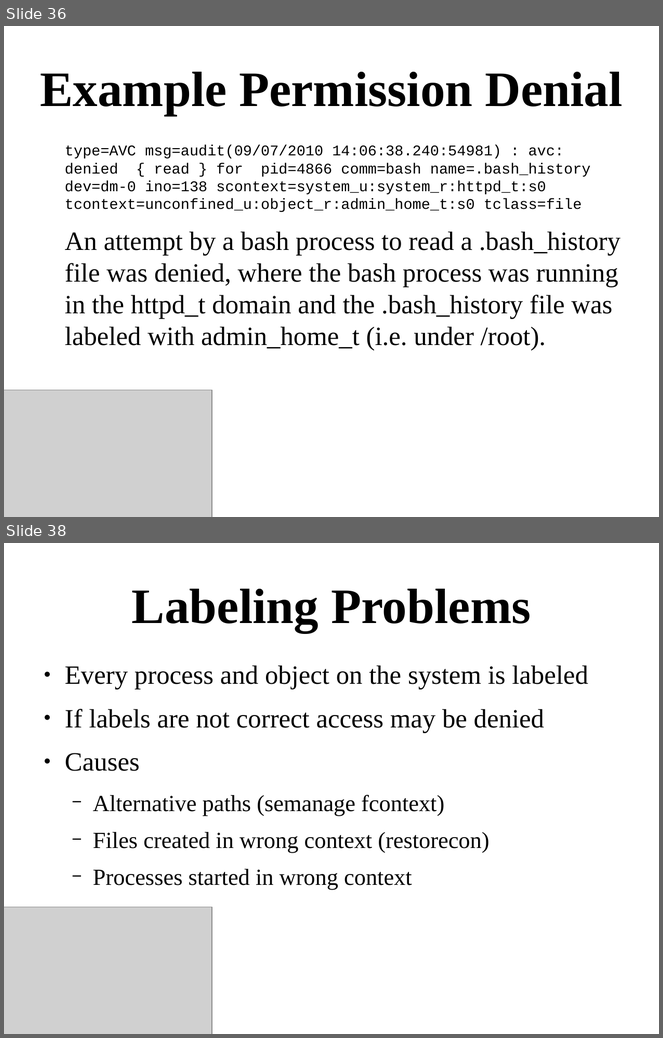
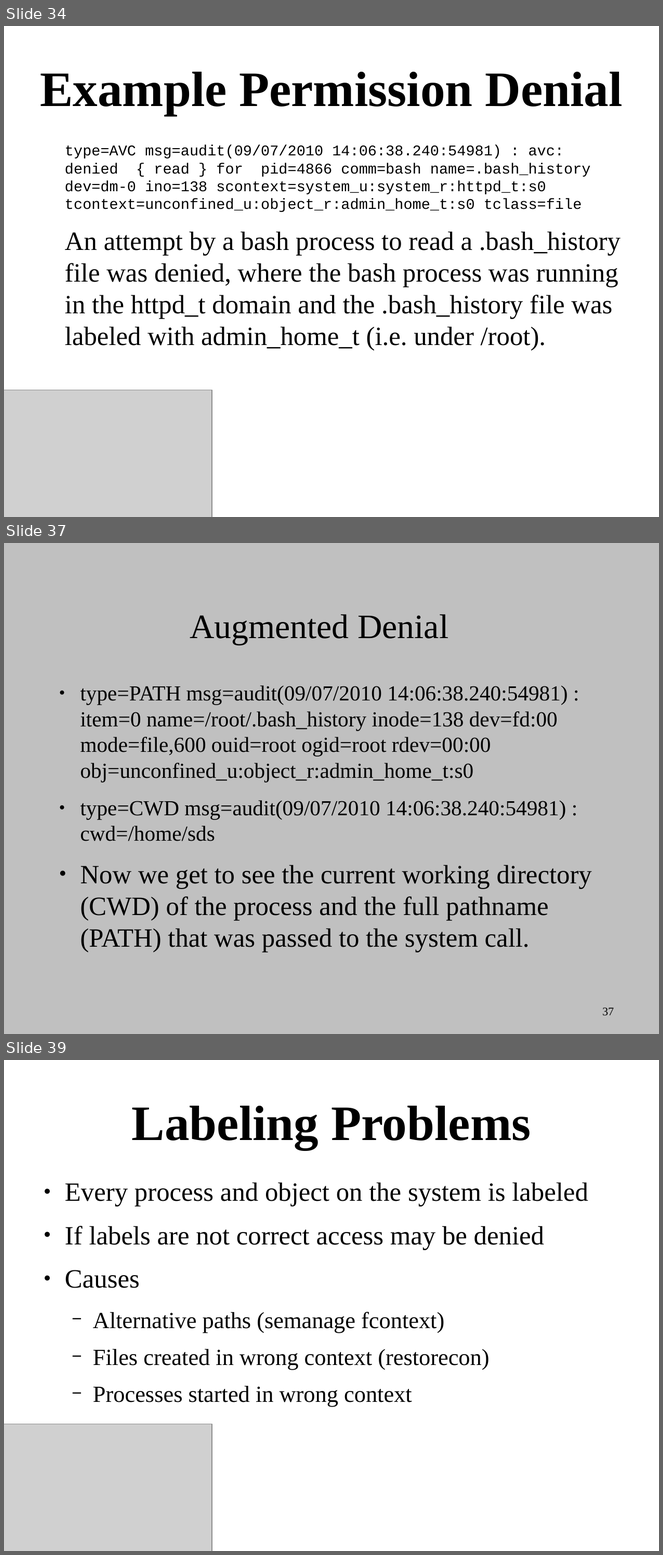
Before and after one commit to dpquigl/demystifying-selinux-part2, a slide deck: demystifying_selinux_part2_OSCON_19JUL2014.odp. Shown one above the other, each under a label of ours: slides 36 and 38 before the commit, slides 34, 37 and 39 after it; the slides between them are not shown. The pictures are 663x1038 and 663x1555 pixels, drawn with LibreOffice and Linux fonts; fonts in the diff are those of the drawing; grey boxes stand for pictures. Boxes give left, top, right and bottom in pixels: in the first picture for what was removed or moved away, otherwise in the second. Text is boxed around its words. In the diff, an @@ line names an element or a change of style, - is before the commit and + after.

```diff
--- a/demystifying_selinux_part2_OSCON_19JUL2014.odp
+++ b/demystifying_selinux_part2_OSCON_19JUL2014.odp
@@ slide 37 added at bbox=[4, 543, 659, 1034], background #C0C0C0 @@
@@ title added at bbox=[190, 614, 449, 645], 41.4 pt, text #000000 @@
+Augmented Denial
@@ text added at bbox=[80, 685, 592, 952], 26 pt, text #000000 @@
+● type=PATH msg=audit(09/07/2010 14:06:38.240:54981) : item=0 name=/root/.bash_history inode=138 dev=fd:00 mode=file,600 ouid=root ogid=root rdev=00:00 obj=unconfined_u:object_r:admin_home_t:s0
+● type=CWD msg=audit(09/07/2010 14:06:38.240:54981) : cwd=/home/sds
+● Now we get to see the current working directory (CWD) of the process and the full pathname (PATH) that was passed to the system call.
@@ page number added at bbox=[603, 1008, 614, 1016], 14 pt, text #000000 @@
+37
@@ what was slide 36 is now slide 34 @@
@@ what was slide 38 is now slide 39 @@
```
Also in this commit, not shown: 14 slides changed, 23 other slides added, 1 other file.
